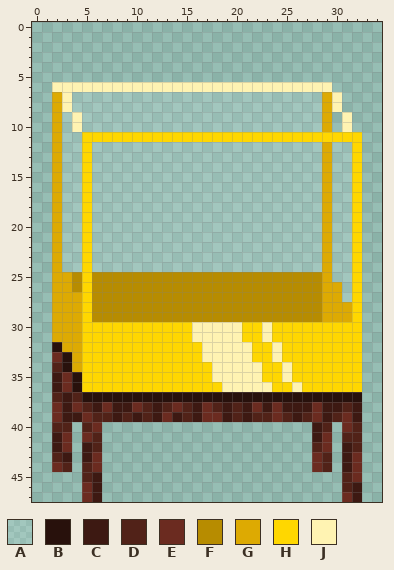
Edited in one commit: pixel-art sprite (CasaDesDiamantes/sprites/glassCabinet_spr/layers/0ca05b3b-72b0-42b0-a375-d541a13c6c51/f69cf72d-dfa9-444e-8828-ab46b73f2a4e.png). The picture above was drawn from the file before the commit.
The file is 35x48 pixels. Colours within 5 levels of each other are drawn and written as one.
Palette (. is transparent): A #eafffc23  B #28110c  C #3d1912  D #512218  E #6b2b20  F #b78c00  G #ddaa02  H #ffd700  J #fff3b2
Once edited:
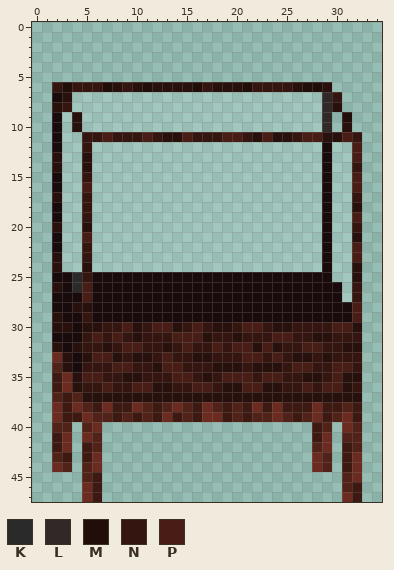
Colours new in this view: K #2a2a2a  L #312927  M #210e09  N #351510  P #471d15
Changes in this commit:
@@ palette @@
-F #b78c00
+F #190b0b
@@ x 0..34 @@
  5 ...................................
- 6 ..JJJJJJJJJJJJJJJJJJJJJJJJJJJJ.....
- 7 ..GJAAAAAAAAAAAAAAAAAAAAAAAAAGJ....
- 8 ..GJAAAAAAAAAAAAAAAAAAAAAAAAAGJ....
- 9 ..GAJAAAAAAAAAAAAAAAAAAAAAAAAG.J...
-10 ..GAJAAAAAAAAAAAAAAAAAAAAAAAAG.J...
-11 ..GAAHHHHHHHHHHHHHHHHHHHHHHHHHHHH..
-12 ..GAAHAAAAAAAAAAAAAAAAAAAAAAAGAAH..
-13 ..GAAHAAAAAAAAAAAAAAAAAAAAAAAGAAH..
-14 ..GAAHAAAAAAAAAAAAAAAAAAAAAAAGAAH..
-15 ..GAAHAAAAAAAAAAAAAAAAAAAAAAAGAAH..
-16 ..GAAHAAAAAAAAAAAAAAAAAAAAAAAGAAH..
-17 ..GAAHAAAAAAAAAAAAAAAAAAAAAAAGAAH..
-18 ..GAAHAAAAAAAAAAAAAAAAAAAAAAAGAAH..
-19 ..GAAHAAAAAAAAAAAAAAAAAAAAAAAGAAH..
-20 ..GAAHAAAAAAAAAAAAAAAAAAAAAAAGAAH..
-21 ..GAAHAAAAAAAAAAAAAAAAAAAAAAAGAAH..
-22 ..GAAHAAAAAAAAAAAAAAAAAAAAAAAGAAH..
-23 ..GAAHAAAAAAAAAAAAAAAAAAAAAAAGAAH..
-24 ..GAAHAAAAAAAAAAAAAAAAAAAAAAAGAAH..
-25 ..GGFHFFFFFFFFFFFFFFFFFFFFFFFGAAH..
-26 ..GGFHFFFFFFFFFFFFFFFFFFFFFFFGGAH..
-27 ..GGGHFFFFFFFFFFFFFFFFFFFFFFFGGAH..
-28 ..GGGHFFFFFFFFFFFFFFFFFFFFFFFGGGH..
-29 ..GGGHFFFFFFFFFFFFFFFFFFFFFFFGGGH..
-30 ..GGGHHHHHHHHHHHJJJJJHHJHHHHHHHHH..
-31 ..GGGHHHHHHHHHHHJJJJJHHJHHHHHHHHH..
-32 ..BGGHHHHHHHHHHHHJJJJJHHJHHHHHHHH..
-33 ..EBGHHHHHHHHHHHHJJJJJHHJHHHHHHHH..
-34 ..DBGHHHHHHHHHHHHHJJJJJHHJHHHHHHH..
-35 ..CEBHHHHHHHHHHHHHJJJJJHHJHHHHHHH..
-36 ..CEBHHHHHHHHHHHHHHJJJJJHHJHHHHHH..
+ 6 ..NMNNNMBNBMBBBBMNBBBMNNNNBMMB.....
+ 7 ..FBAAAAAAAAAAAAAAAAAAAAAAAAALN....
+ 8 ..BNAAAAAAAAAAAAAAAAAAAAAAAAALB....
+ 9 ..FABAAAAAAAAAAAAAAAAAAAAAAAAL.M...
+10 ..FABAAAAAAAAAAAAAAAAAAAAAAAAL.B...
+11 ..FAANNPNNNPNBBPNNNPPNBPBBNPPBBPN..
+12 ..FAANAAAAAAAAAAAAAAAAAAAAAAAFAAP..
+13 ..BAABAAAAAAAAAAAAAAAAAAAAAAAFAAP..
+14 ..BAABAAAAAAAAAAAAAAAAAAAAAAAFAAN..
+15 ..FAANAAAAAAAAAAAAAAAAAAAAAAAFAAP..
+16 ..FAAPAAAAAAAAAAAAAAAAAAAAAAAFAAP..
+17 ..BAANAAAAAAAAAAAAAAAAAAAAAAAFAAN..
+18 ..FAANAAAAAAAAAAAAAAAAAAAAAAAFAAB..
+19 ..FAANAAAAAAAAAAAAAAAAAAAAAAAFAAP..
+20 ..BAABAAAAAAAAAAAAAAAAAAAAAAAFAAN..
+21 ..FAAPAAAAAAAAAAAAAAAAAAAAAAAFAAB..
+22 ..FAANAAAAAAAAAAAAAAAAAAAAAAAFAAP..
+23 ..BAANAAAAAAAAAAAAAAAAAAAAAAAFAAP..
+24 ..BAABAAAAAAAAAAAAAAAAAAAAAAAFAAB..
+25 ..FFKNFFFFFFFFFFFFFFFFFFFFFFFFAAB..
+26 ..BFKPFFFFFFFFFFFFFFFFFFFFFFFFFAN..
+27 ..FFFPFFFFFFFFFFFFFFFFFFFFFFFFFAN..
+28 ..FFBBFFFFFFFFFFFFFFFFFFFFFFFFFFP..
+29 ..BFFNFFFFFFFFFFFFFFFFFFFFFFFFFFP..
+30 ..BBFBBNNPBNPPBNPNBBNPPNBBNNNNPPB..
+31 ..FFFNPNPNBNNNPPPBNNBNNNPPNNBBNNN..
+32 ..BFBNNBNPPNNBNPNNPNPPBPBNNPPNNBB..
+33 ..EBFBPPBNBBNPNNBBNNNPPNPNBBNBNNN..
+34 ..DBFNNNPPNNBPPNNNBBBNBBBNPPNNPPN..
+35 ..CEBPPNNBBNNNPPNBNPPPNPPNNBBNPBB..
+36 ..CEBNNPNNPPBBNNPPNBBPPBBNNPNPPBN..
 37 ..DCDBBBBBBBBBBBBBBBBBBBBBBBBBBBB..
Where, in picture pixels (left, top, right, bottom), the same in both pictures:
changed: (52, 82, 362, 392)
